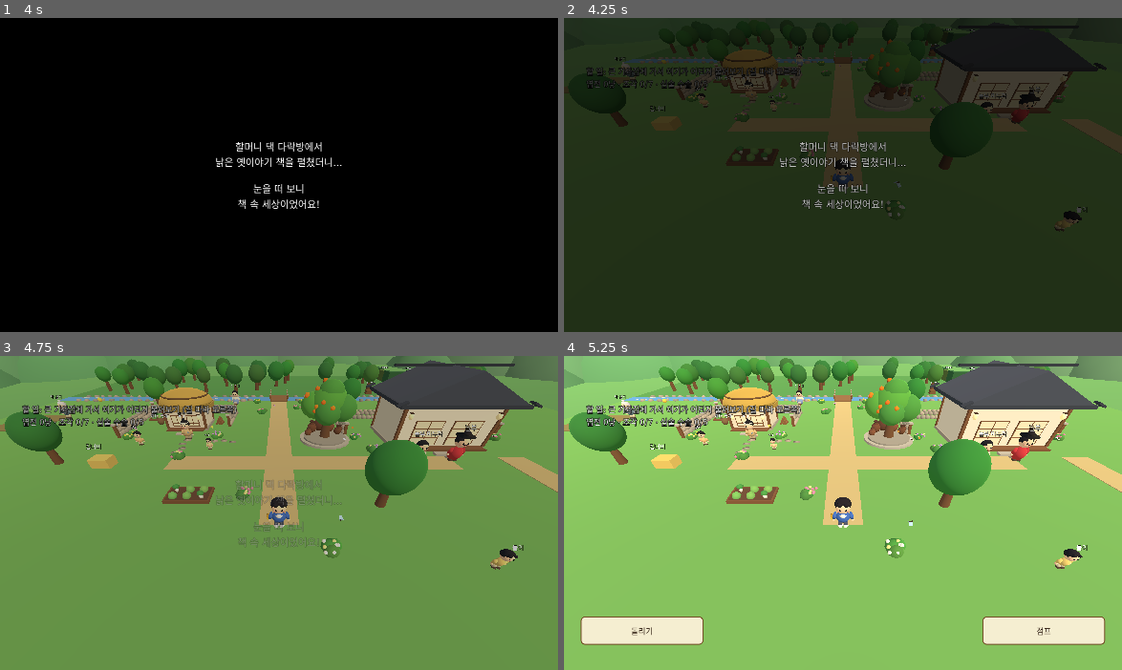
Above: before the commit, frames 1-4 (two rows, left to right).
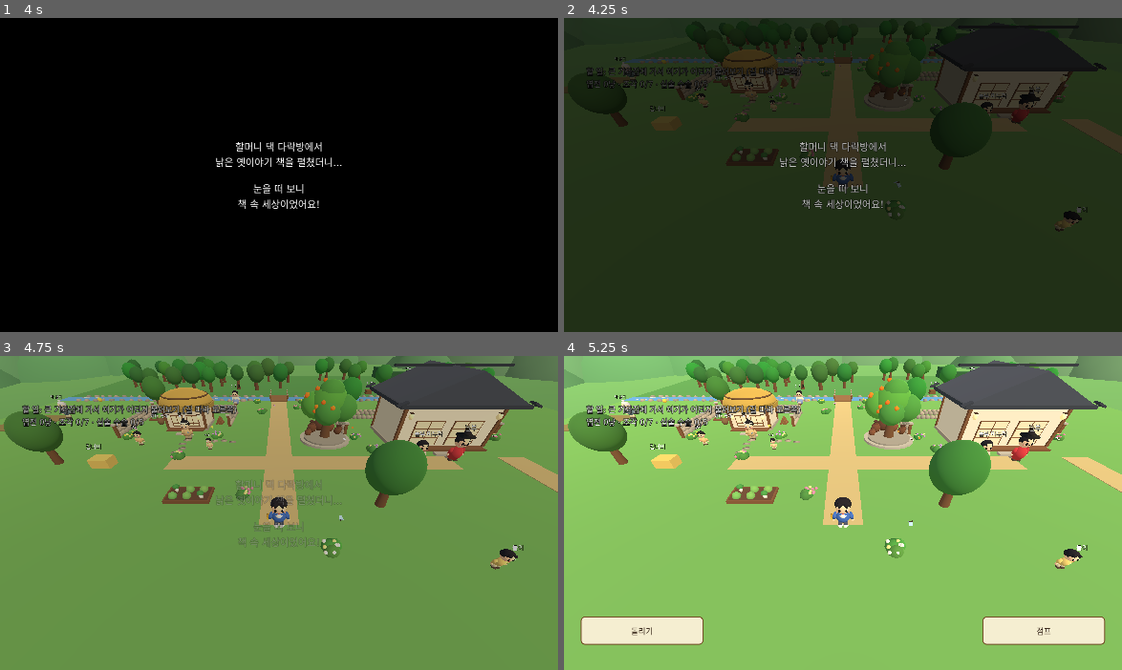
Above: after the commit, the same moments.

Repository: JSKIM2034/Jeonrae
Game: Godot game, scene res://main.tscn
The game is run twice, just before and just after one commit, with the same random seed, the same clock (stepped at 60 frames per second) and the same inputs.
Inputs (mouse positions are in pixels of both pictures, inside the frame that each line leads up to):
- Up to frame 1 (4 s): tap Enter at 0.5, 2, 3.5 s; move the mouse to (401, 159) at 0.52 s; click (401, 159) at 0.67 s; tap Space at 1.25, 2.75 s; drag from (167, 190) to (251, 237) at 1.27 s; move the mouse to (334, 105) at 2.02 s; click (334, 105) at 2.17 s; drag from (251, 237) to (111, 127) at 2.77 s; move the mouse to (446, 222) at 3.52 s; click (446, 222) at 3.67 s
- Up to frame 2 (4.25 s): no input
- Up to frame 3 (4.75 s): drag from (111, 465) to (195, 434) at 4.27 s
- Up to frame 4 (5.25 s): move the mouse to (870, 513) at 5.02 s; click (870, 513) at 5.17 s

Frame 1 is identical in both runs. In frame 2, 0.4% of the frame differs, in the area x 3-93%, y 2-69%; in frame 3, 1.8%; in frame 4, 2.0%, in the area x 0-93%, y 0-68%.

Commit message:
Character polish: bigger eyes, brows, blinking, limb swing, smooth turning
Co-Authored-By: Claude Sonnet 5.5 <noreply@anthropic.com>
Claude-Session: https://claude.ai/code/session_01XLarQjoyzuZDqow7n4KQQu

Diff:
--- a/source/main.gd
+++ b/source/main.gd
@@ -54,6 +54,9 @@
 var rng := RandomNumberGenerator.new()
 # 살아있는 느낌(흔들림, 물결, 나비, 구름)용
 var anim_t := 0.0
+var people := []         # 눈 깜빡임 등을 위한 모든 사람 몸
+var limb_amt := 0.0       # 팔다리 흔들림 세기 (걷는 중이면 1)
+var arm_up_amt := 0.0     # 점프할 때 팔 번쩍
 var sway_items := []      # [노드, 처음 위치, 종류(0 둥실, 1 살랑), 위상, 세기]
 var lantern_mats := []    # [재질, 위상]
 var npc_bodies := []      # [몸, 처음 높이, 위상]
@@ -532,12 +535,18 @@
 			shoe = skin
 			hair = "short"
 			hair_c = Color(0.1, 0.1, 0.16)
-	# 다리와 신발
+	var limbs := []
+	var eyes := []
+	# 다리와 신발 (걸을 때 번갈아 움직여요)
+	var leg_idx := {-1.0: [], 1.0: []}
 	if not (long_coat or skirt):
 		for sx in [-1.0, 1.0]:
 			items.append([Vector3(sx * 0.17, -0.78, 0), Vector3(0.3, 0.46, 0.34), bottom])
+			leg_idx[sx].append(items.size() - 1)
 	for sx in [-1.0, 1.0]:
 		items.append([Vector3(sx * 0.17, -0.93, 0.07), Vector3(0.32, 0.2, 0.46), shoe])
+		leg_idx[sx].append(items.size() - 1)
+		limbs.append({"idx": leg_idx[sx], "pivot": Vector3(sx * 0.17, -0.55, 0), "sx": sx, "arm": false})
 	# 몸통
 	if skirt:
 		items.append([Vector3(0, -0.52, 0), Vector3(1.1, 0.9, 0.95), bottom])
@@ -554,13 +563,20 @@
 	for sx in [-1.0, 1.0]:
 		items.append([Vector3(sx * 0.5, -0.22, 0), Vector3(0.26, 0.58, 0.28), top, Vector3(0, 0, sx * 12.0)])
 		outfit.append(items.size() - 1)
+		var arm_i := items.size() - 1
 		items.append([Vector3(sx * 0.57, -0.5, 0.03), Vector3(0.2, 0.2, 0.2), skin])
+		limbs.append({"idx": [arm_i, items.size() - 1], "pivot": Vector3(sx * 0.5, 0.04, 0), "sx": sx, "arm": true})
 	# 머리와 얼굴
 	items.append([Vector3(0, 0.52, 0), Vector3(0.92, 0.88, 0.88), skin])
 	for sx in [-1.0, 1.0]:
-		items.append([Vector3(sx * 0.17, 0.52, 0.405), Vector3(0.1, 0.14, 0.07), Color(0.1, 0.08, 0.08)])
-		items.append([Vector3(sx * 0.29, 0.4, 0.33), Vector3(0.14, 0.08, 0.06), Color(0.98, 0.62, 0.58)])
-	items.append([Vector3(0, 0.34, 0.41), Vector3(0.09, 0.04, 0.04), Color(0.75, 0.3, 0.3)])
+		# 크고 또랑또랑한 눈 + 반짝이는 하이라이트 + 눈썹 + 볼터치
+		items.append([Vector3(sx * 0.2, 0.5, 0.395), Vector3(0.14, 0.2, 0.08), Color(0.1, 0.07, 0.07)])
+		eyes.append(items.size() - 1)
+		items.append([Vector3(sx * 0.2 + 0.03, 0.56, 0.43), Vector3(0.06, 0.07, 0.04), Color(1, 1, 1)])
+		eyes.append(items.size() - 1)
+		items.append([Vector3(sx * 0.2, 0.69, 0.365), Vector3(0.15, 0.04, 0.05), hair_c, Vector3(0, 0, -sx * 8.0)])
+		items.append([Vector3(sx * 0.31, 0.37, 0.33), Vector3(0.17, 0.1, 0.06), Color(1.0, 0.6, 0.58)])
+	items.append([Vector3(0, 0.3, 0.405), Vector3(0.13, 0.06, 0.05), Color(0.82, 0.3, 0.32)])
 	# 머리카락
 	items.append([Vector3(0, 0.62, -0.07), Vector3(0.98, 0.78, 0.92), hair_c])
 	if hair == "short":
@@ -595,7 +611,7 @@
 			items.append([Vector3(sx * 0.2, 1.0, 0.0), Vector3(0.14, 0.36, 0.14), Color(1.0, 0.9, 0.3), Vector3(0, 0, -sx * 20.0)])
 			items.append([Vector3(sx * 0.08, 0.31, 0.4), Vector3(0.05, 0.1, 0.04), Color(1, 1, 1)])
 		items.append([Vector3(0.72, -0.2, 0.15), Vector3(0.22, 0.9, 0.22), Color(0.5, 0.33, 0.2), Vector3(0, 0, -8.0)])
-	return {"items": items, "outfit": outfit}
+	return {"items": items, "outfit": outfit, "limbs": limbs, "eyes": eyes}
 
 func make_person(parent: Node3D, kind: String, c: Color, solid: bool) -> Node3D:
 	var data := person_parts(kind, c)
@@ -605,12 +621,49 @@
 	var mmi := add_blobs(body, data["items"])
 	body.set_meta("mmi", mmi)
 	body.set_meta("outfit", data["outfit"])
+	var base := []
+	for i in data["items"].size():
+		base.append(mmi.multimesh.get_instance_transform(i))
+	body.set_meta("base", base)
+	body.set_meta("limbs", data["limbs"])
+	body.set_meta("eyes", data["eyes"])
+	body.set_meta("blink_at", rng.randf_range(1.0, 4.0))
+	body.set_meta("blink_on", false)
+	people.append(body)
 	if solid:
 		var col := CollisionShape3D.new()
 		col.shape = CapsuleShape3D.new()
 		col.position.y = 1.0
 		parent.add_child(col)
 	return body
+
+# 팔다리 흔들기. swing: -1~1 (걷는 박자), arm_up: 0~1 (팔 번쩍)
+func pose_person(body: Node3D, swing: float, arm_up: float) -> void:
+	var mmi: MultiMeshInstance3D = body.get_meta("mmi")
+	var base: Array = body.get_meta("base")
+	for l in body.get_meta("limbs"):
+		var sx: float = l["sx"]
+		var ang := swing * 0.75 * sx
+		if l["arm"]:
+			ang = -swing * 0.6 * sx
+			ang = lerpf(ang, -2.5, arm_up)
+		var pv: Vector3 = l["pivot"]
+		var rot := Transform3D(Basis(Vector3.RIGHT, ang), pv) * Transform3D(Basis.IDENTITY, -pv)
+		for i in l["idx"]:
+			mmi.multimesh.set_instance_transform(i, rot * base[i])
+
+# 눈 깜빡이기
+func blink_person(body: Node3D, closed: bool) -> void:
+	if body.get_meta("blink_on") == closed:
+		return
+	body.set_meta("blink_on", closed)
+	var mmi: MultiMeshInstance3D = body.get_meta("mmi")
+	var base: Array = body.get_meta("base")
+	for i in body.get_meta("eyes"):
+		var t: Transform3D = base[i]
+		if closed:
+			t = Transform3D(Basis.from_scale(Vector3(1, 0.12, 1)) * t.basis, t.origin)
+		mmi.multimesh.set_instance_transform(i, t)
 
 # 옷 색 바꾸기 (한복을 사 입을 때)
 func recolor_outfit(body: Node3D, c: Color) -> void:
@@ -1079,6 +1132,21 @@
 		var body: Node3D = nb[0]
 		if is_instance_valid(body):
 			body.position.y = nb[1] + sin(t * 2.2 + nb[2]) * 0.03
+	# 눈 깜빡임과 손 살랑살랑
+	for pb in people:
+		if not is_instance_valid(pb):
+			continue
+		var next_blink: float = pb.get_meta("blink_at")
+		if t >= next_blink:
+			if t < next_blink + 0.13:
+				blink_person(pb, true)
+			else:
+				blink_person(pb, false)
+				pb.set_meta("blink_at", t + rng.randf_range(2.0, 5.0))
+	for nb in npc_bodies:
+		var nbody: Node3D = nb[0]
+		if is_instance_valid(nbody):
+			pose_person(nbody, sin(t * 1.6 + nb[2]) * 0.1, 0.0)
 	# 시냇물 흐름
 	if creek_mat != null:
 		creek_mat.albedo_color = Color(0.35, 0.6, 0.85).lerp(Color(0.44, 0.7, 0.92), 0.5 + 0.5 * sin(t * 0.8))
@@ -2759,17 +2827,25 @@
 		# 걸을 때 통통 튀고 발소리 내기
 		walk_phase += delta * 11.0 * dir.length()
 		player_body.position.y = 1.0 + absf(sin(walk_phase)) * 0.12
+		limb_amt = lerpf(limb_amt, 1.0, 0.3)
 		var steps := int(walk_phase / PI)
 		if steps != step_count:
 			step_count = steps
 			sfx("step", rng.randf_range(0.85, 1.15))
 	else:
 		player_body.position.y = lerpf(player_body.position.y, 1.0, 0.3)
+		limb_amt = lerpf(limb_amt, 0.0, 0.25)
+	arm_up_amt = lerpf(arm_up_amt, 0.0 if on_floor else 1.0, 0.3)
+	pose_person(player_body, sin(walk_phase) * limb_amt, arm_up_amt)
+	if dir.length() > 0.1 and on_floor:
+		player_body.rotation.x = lerpf(player_body.rotation.x, 0.12, 0.2)
+	else:
+		player_body.rotation.x = lerpf(player_body.rotation.x, 0.0, 0.2)
 	if player.position.y < -10.0:
 		player.position = Vector3(-2, 0, 16)
 		player.velocity = Vector3.ZERO
 	if dir.length() > 0.1:
-		player.rotation.y = atan2(dir.x, dir.z)
+		player.rotation.y = lerp_angle(player.rotation.y, atan2(dir.x, dir.z), minf(1.0, delta * 14.0))
 	cam.position = player.position + Vector3(0, 9, 9).rotated(Vector3.UP, cam_yaw)
 	cam.look_at(player.position + Vector3.UP)
 
Not shown, changed: index.pck
